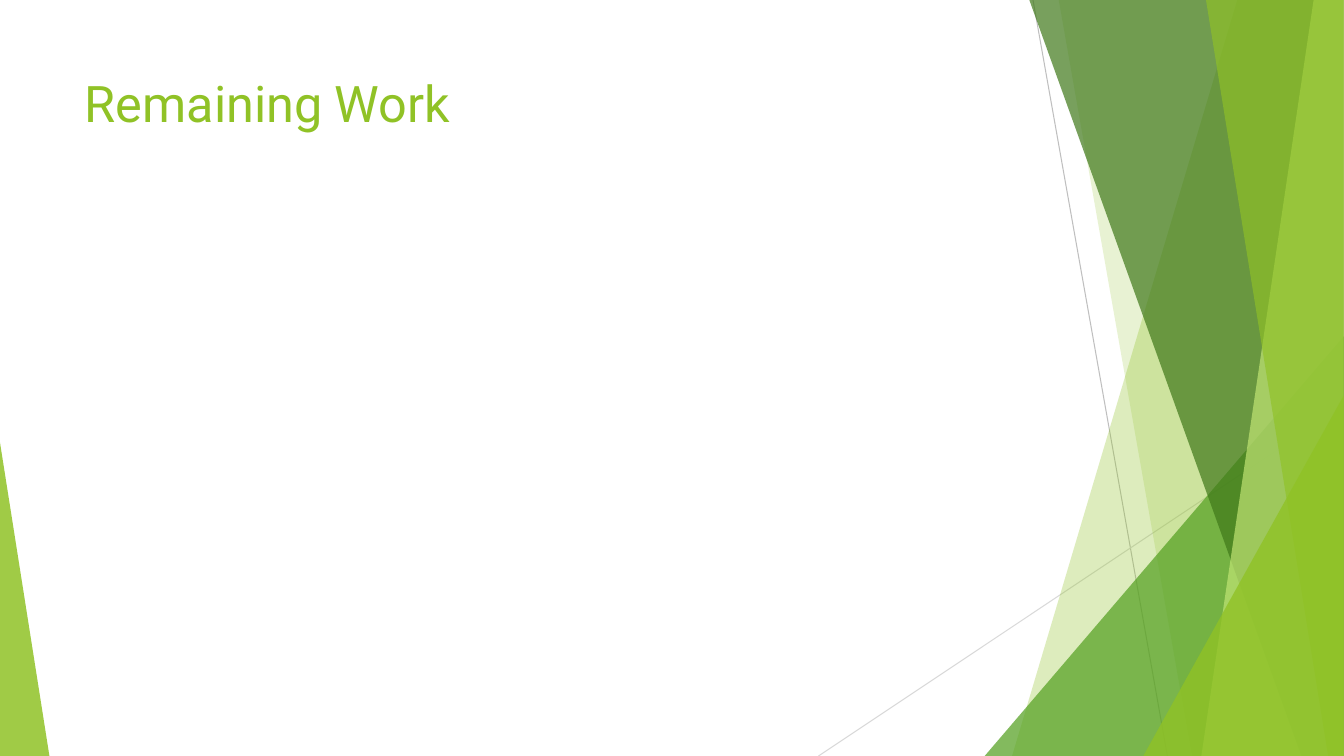
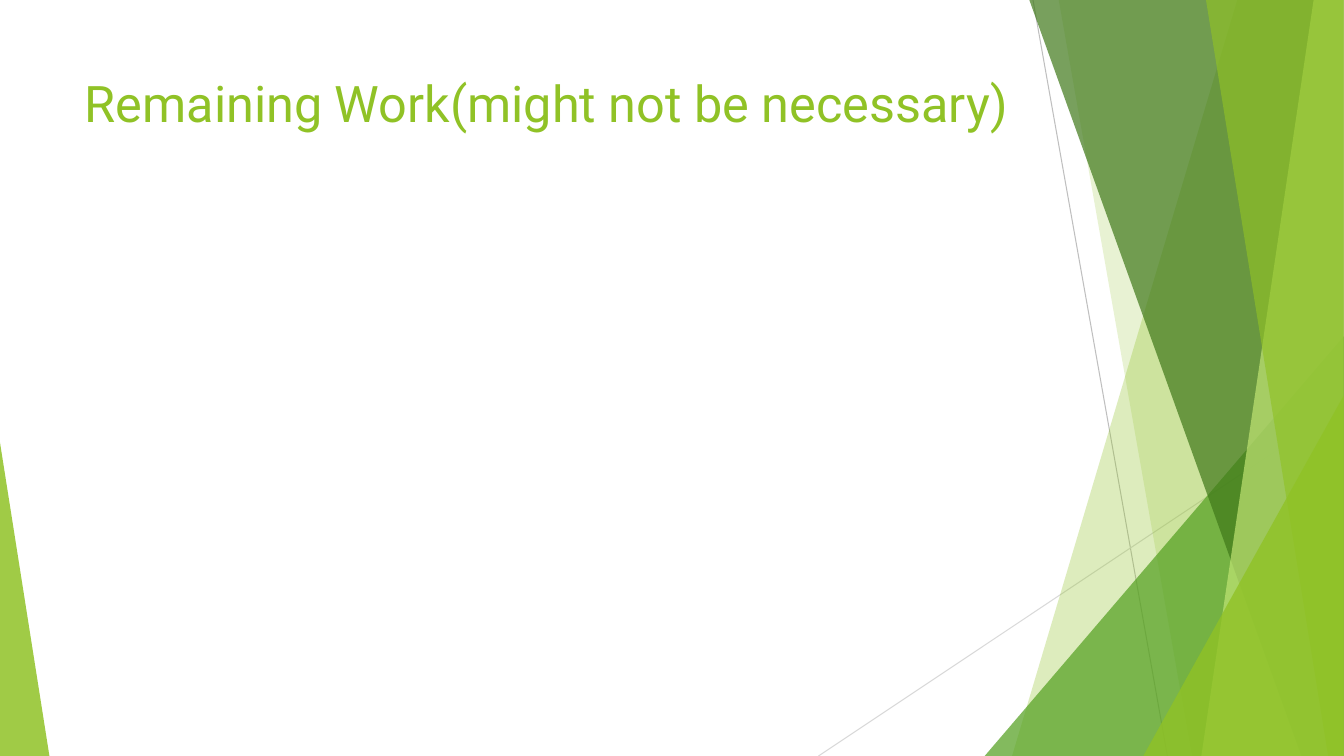
Before and after one commit to karsius/Broken-Bone-Detector, a slide deck: slide 7 of Fracture Detection Presentation.pptx. Drawn at 1344x756 pixels with LibreOffice and Linux fonts; fonts in the diff are those of the drawing. Boxes give left, top, right and bottom in pixels: in the first picture for what was removed or moved away, otherwise in the second. Text is boxed around its words. In the diff, an @@ line names an element or a change of style, - is before the commit and + after.

```diff
--- a/Fracture Detection Presentation.pptx
+++ b/Fracture Detection Presentation.pptx
@@ title at (85,82,1008,134): text changed @@
-Remaining Work
+Remaining Work(might not be necessary)
```
Also in this commit, not shown: 5 other slides changed.
